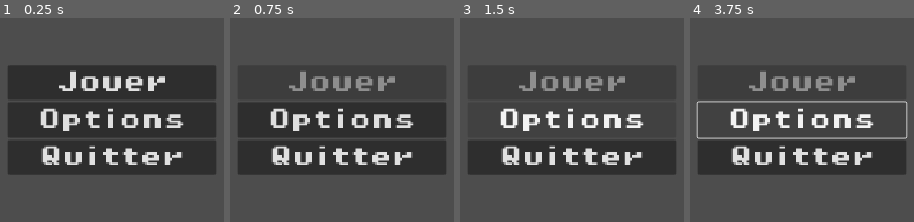
Above: before the commit, frames 1-4 (left to right).
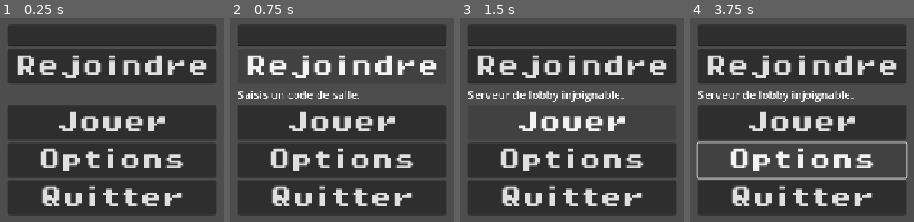
Above: after the commit, the same moments.

Repository: LoicB21337/Jeu-Sae5
Game: Godot game, scene res://Scenes/main_menu.tscn
The game is run twice, just before and just after one commit, with the same random seed, the same clock (stepped at 60 frames per second) and the same inputs.
Inputs (mouse positions are in pixels of both pictures, inside the frame that each line leads up to):
- Up to frame 1 (0.25 s): no input
- Up to frame 2 (0.75 s): click (342, 66) at 0.5 s, where only the run after the commit has a clickable "Rejoindre"
- Up to frame 3 (1.5 s): click (572, 122) at 1.25 s, where only the run after the commit has a clickable "Jouer"
- Up to frame 4 (3.75 s): click (802, 122) at 2 s, where only the run after the commit has a clickable "Jouer"; click "Options" at 2.75 s; hold Right (right) from 3.53 s (still down); hold E (interact) from 3.53 s (still down)

The runs differ from the first frame. In frame 1, 50% of the frame differs, in the area x 3-97%, y 3-97%; in frame 2, 40%; in frame 3, 45%; in frame 4, 49%.
Error before the commit: Invalid assignment of property or key 'disabled' with value of type 'bool' on a base object of type 'null instance'. (res://Scripts/main_menu.gd:27)

Commit message:
Adaptation des fichier pour faire tourner localement le serveur

Diff:
--- a/jeu-sae-5/Scenes/main_menu.tscn
+++ b/jeu-sae-5/Scenes/main_menu.tscn
@@ -24,6 +24,21 @@
 [node name="VBoxContainer" type="VBoxContainer" parent="HBoxContainer" unique_id=552167320]
 layout_mode = 2
 alignment = 1
+
+[node name="code_input" type="LineEdit" parent="HBoxContainer/VBoxContainer" unique_id=1666739442]
+layout_mode = 2
+
+[node name="join" type="Button" parent="HBoxContainer/VBoxContainer" unique_id=1769495192]
+custom_minimum_size = Vector2(300, 50)
+layout_mode = 2
+focus_neighbor_top = NodePath("../quit")
+focus_neighbor_bottom = NodePath("../setting")
+theme_override_fonts/font = ExtResource("1_28flt")
+theme_override_font_sizes/font_size = 32
+text = "Rejoindre"
+
+[node name="status" type="Label" parent="HBoxContainer/VBoxContainer" unique_id=419139678]
+layout_mode = 2
 
 [node name="play" type="Button" parent="HBoxContainer/VBoxContainer" unique_id=1594290636]
 custom_minimum_size = Vector2(300, 50)
@@ -52,5 +67,8 @@
 theme_override_font_sizes/font_size = 32
 text = "Quitter"
 
+[node name="HTTPRequest" type="HTTPRequest" parent="." unique_id=709099887]
+
+[connection signal="pressed" from="HBoxContainer/VBoxContainer/join" to="." method="_on_join_pressed"]
 [connection signal="pressed" from="HBoxContainer/VBoxContainer/play" to="." method="_on_play_pressed"]
 [connection signal="pressed" from="HBoxContainer/VBoxContainer/quit" to="." method="_on_quit_pressed"]
--- a/jeu-sae-5/Scripts/main_menu.gd
+++ b/jeu-sae-5/Scripts/main_menu.gd
@@ -1,32 +1,77 @@
 extends Control
 
-const SERVER_IP := "127.0.0.1"  # IP du serveur dédié plus tard
-const SERVER_PORT := 7777
+const LOBBY_URL := "http://10.97.0.28:3000"  # IP de la VM "jeu" (affichée par deploy.sh)
+
 @onready var play: Button = $HBoxContainer/VBoxContainer/play
+@onready var join: Button = $HBoxContainer/VBoxContainer/join
+@onready var code_input: LineEdit = $HBoxContainer/VBoxContainer/code_input
+@onready var status: Label = $HBoxContainer/VBoxContainer/status
+@onready var http: HTTPRequest = $HTTPRequest
+
+
+func _ready() -> void:
+	# On connecte les signaux une seule fois (et pas à chaque clic)
+	multiplayer.connected_to_server.connect(_on_connected)
+	multiplayer.connection_failed.connect(_on_failed)
+	http.request_completed.connect(_on_room_response)
+
+
+func _on_play_pressed() -> void:
+	_set_busy(true, "Création de la salle…")
+	http.request(LOBBY_URL + "/rooms", ["Content-Type: application/json"], HTTPClient.METHOD_POST, "{}")
+
+
+func _on_join_pressed() -> void:
+	var code := code_input.text.strip_edges().to_upper()
+	if code.is_empty():
+		status.text = "Saisis un code de salle."
+		return
+	_set_busy(true, "Connexion à la salle %s…" % code)
+	http.request(LOBBY_URL + "/rooms/%s/join" % code, ["Content-Type: application/json"], HTTPClient.METHOD_POST, "{}")
+
+
+func _on_room_response(result: int, response_code: int, _headers: PackedStringArray, body: PackedByteArray) -> void:
+	if result != HTTPRequest.RESULT_SUCCESS:
+		_fail("Serveur de lobby injoignable.")
+		return
+	var data = JSON.parse_string(body.get_string_from_utf8())
+	if response_code != 200 or typeof(data) != TYPE_DICTIONARY:
+		var reason := "erreur %d" % response_code
+		if typeof(data) == TYPE_DICTIONARY and data.has("error"):
+			reason = str(data["error"])
+		_fail("Impossible de rejoindre : %s" % reason)
+		return
+
+	status.text = "Salle %s : connexion au serveur de jeu…" % data["code"]
+	_connect_enet(str(data["host"]), int(data["port"]))
+
+
+func _connect_enet(host: String, port: int) -> void:
+	var peer := ENetMultiplayerPeer.new()
+	var err := peer.create_client(host, port)
+	if err != OK:
+		_fail("Impossible de créer le client (erreur %d)." % err)
+		return
+	multiplayer.multiplayer_peer = peer
 
 
 func _on_connected() -> void:
 	get_tree().change_scene_to_file("res://Scenes/world.tscn")
 
+
 func _on_failed() -> void:
-	print("Connexion échouée")
-	play.disabled = false
+	_fail("Connexion au serveur de jeu échouée.")
 
 
-func _on_play_pressed() -> void:
-	# Évite de se connecter deux fois si on clique plusieurs fois
-	play.disabled = true  # adapte le chemin vers ton bouton
+func _fail(message: String) -> void:
+	push_warning(message)
+	_set_busy(false, message)
 
-	multiplayer.connected_to_server.connect(_on_connected)
-	multiplayer.connection_failed.connect(_on_failed)
 
-	var peer := ENetMultiplayerPeer.new()
-	var err := peer.create_client(SERVER_IP, SERVER_PORT)
-	if err != OK:
-		push_error("Impossible de créer le client (erreur %d)" % err)
-		$BoutonJouer.disabled = false
-		return
-	multiplayer.multiplayer_peer = peer
+func _set_busy(busy: bool, message: String) -> void:
+	play.disabled = busy
+	join.disabled = busy
+	status.text = message
 
 
 func _on_quit_pressed() -> void:
--- a/jeu-sae-5/Scripts/server.gd
+++ b/jeu-sae-5/Scripts/server.gd
@@ -3,7 +3,7 @@
 # Lancement : godot --headless -s server.gd
 # Ou avec un port personnalisé : godot --headless -s server.gd -- --port=9000
 
-const DEFAULT_PORT := 7777
+const DEFAULT_PORT := 3000
 const MAX_CLIENTS := 2
 
 var players: Array[int] = []
Not shown, changed: .gitignore
Not shown, changed: config.env
Not shown, changed: deploy.sh
Not shown, changed: setup-vms.sh
